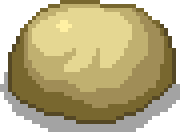
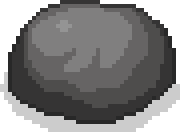
Comparing the layer stacks of the two 180x132 images. Changes:
painted on "Layer 2" over [8, 0, 176, 124]
hid "Layer 1" over [0, 0, 180, 132]
